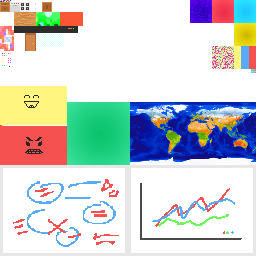
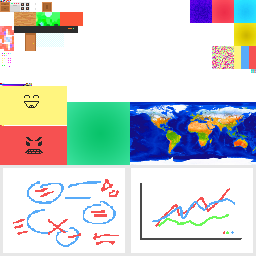
Layers edited between the first and the second w=256, h=256 image:
added layer "Layer 6" above "Layer 5" over [0, 83, 32, 86]
